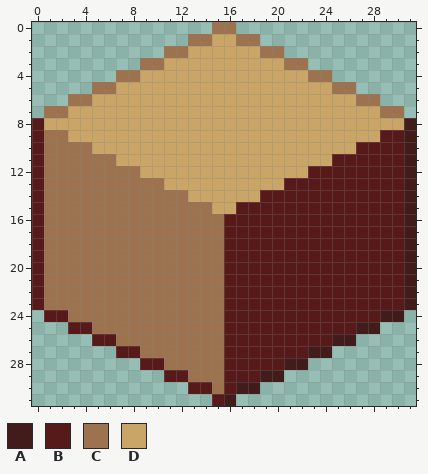
One commit to this pixel-art file: sprite/floor1.aseprite. Above is the file before it was changed.
32x32 pixels, 1 frame.
Palette (. is transparent): A #421b1b  B #561a1a  C #9c734e  D #c9a567
Pixels before, first column x 0:
 0 ...............CC...............
 1 .............CCDDCC.............
 2 ...........CCDDDDDDCC...........
 3 .........CCDDDDDDDDDDCC.........
 4 .......CCDDDDDDDDDDDDDDCC.......
 5 .....CCDDDDDDDDDDDDDDDDDDCC.....
 6 ...CCDDDDDDDDDDDDDDDDDDDDDDCC...
 7 .CCDDDDDDDDDDDDDDDDDDDDDDDDDDCC.
 8 BDDDDDDDDDDDDDDDDDDDDDDDDDDDDDDA
 9 BCCDDDDDDDDDDDDDDDDDDDDDDDDDDBBA
10 BCCCCDDDDDDDDDDDDDDDDDDDDDDBBBBA
11 BCCCCCCDDDDDDDDDDDDDDDDDDBBBBBBA
12 BCCCCCCCCDDDDDDDDDDDDDDBBBBBBBBA
13 BCCCCCCCCCCDDDDDDDDDDBBBBBBBBBBA
14 BCCCCCCCCCCCCDDDDDDBBBBBBBBBBBBA
15 BCCCCCCCCCCCCCCDDBBBBBBBBBBBBBBA
16 BCCCCCCCCCCCCCCCBBBBBBBBBBBBBBBA
17 BCCCCCCCCCCCCCCCBBBBBBBBBBBBBBBA
18 BCCCCCCCCCCCCCCCBBBBBBBBBBBBBBBA
19 BCCCCCCCCCCCCCCCBBBBBBBBBBBBBBBA
20 BCCCCCCCCCCCCCCCBBBBBBBBBBBBBBBA
21 BCCCCCCCCCCCCCCCBBBBBBBBBBBBBBBA
22 BCCCCCCCCCCCCCCCBBBBBBBBBBBBBBBA
23 BCCCCCCCCCCCCCCCBBBBBBBBBBBBBBBA
24 .BBCCCCCCCCCCCCCBBBBBBBBBBBBBAA.
25 ...BBCCCCCCCCCCCBBBBBBBBBBBAA...
26 .....BBCCCCCCCCCBBBBBBBBBAA.....
27 .......BBCCCCCCCBBBBBBBAA.......
28 .........BBCCCCCBBBBBAA.........
29 ...........BBCCCBBBAA...........
30 .............BBCBAA.............
31 ...............BA...............
After the commit:
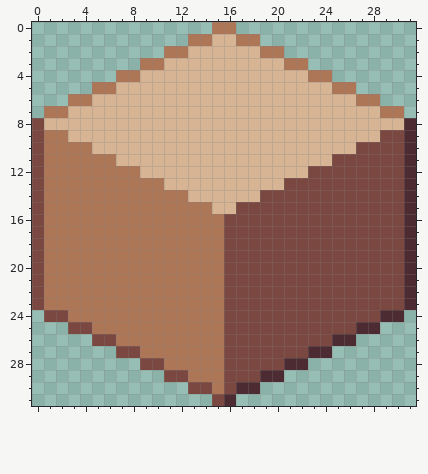
What changed:
{"colour":"A","old":"#421b1b","new":"#4d2b32"}
{"colour":"B","old":"#561a1a","new":"#7a4841"}
{"colour":"C","old":"#9c734e","new":"#ad7757"}
{"colour":"D","old":"#c9a567","new":"#d7b594"}
{"label":"changed","picture_box":[32,22,416,406]}
